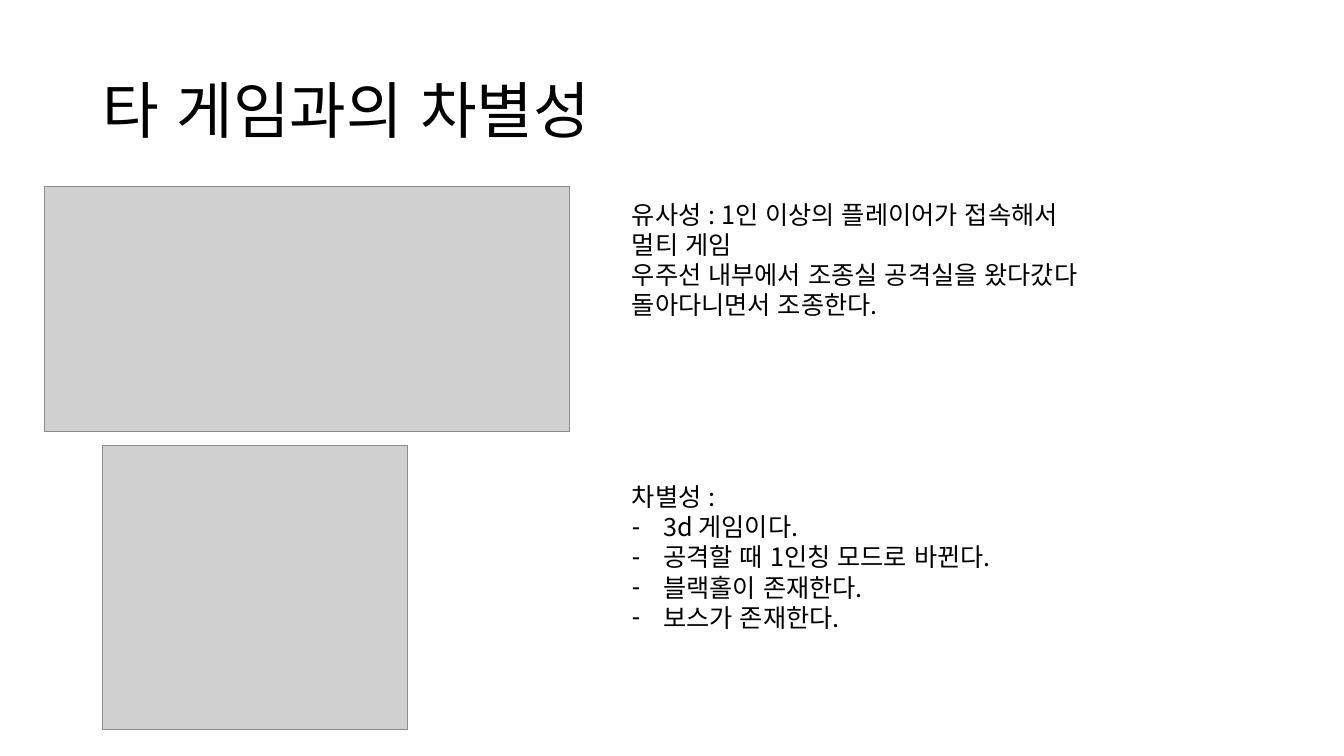
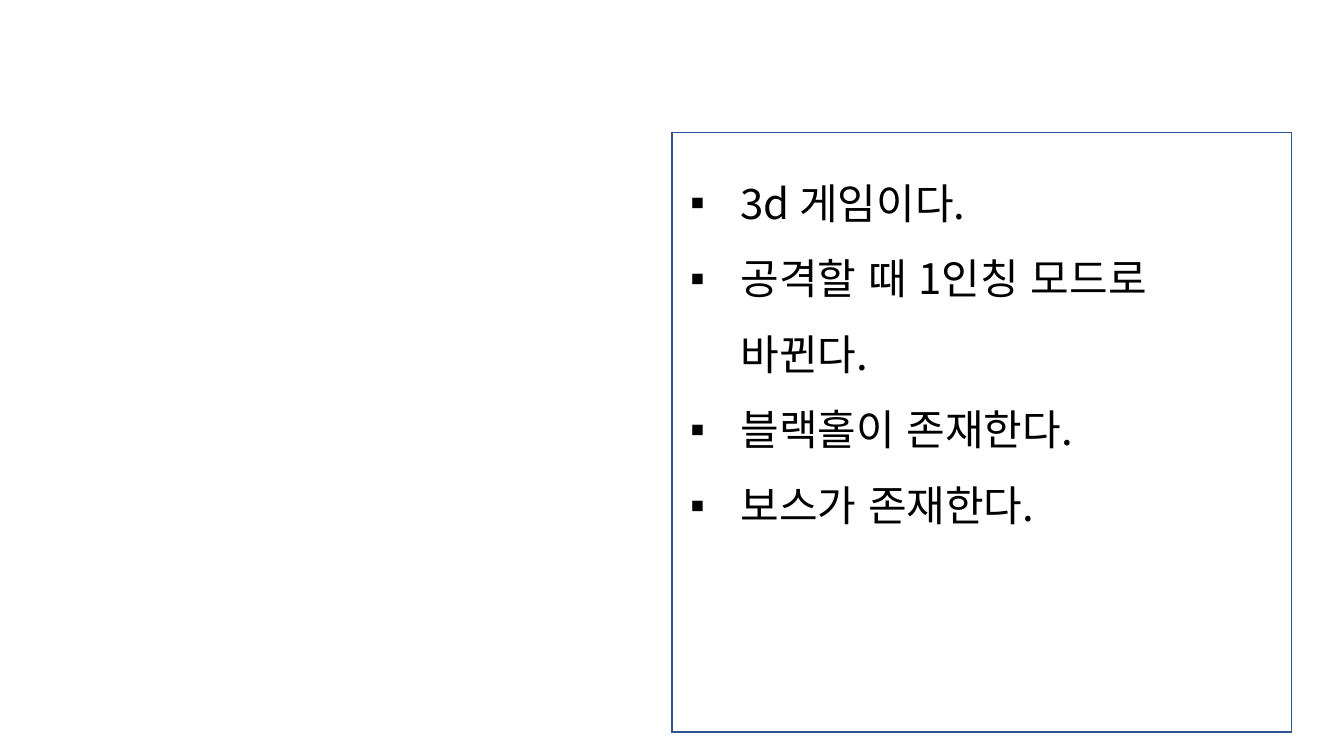
Before and after one commit to Leesiw/StarGiant, a slide deck: slide 18 of 기획 자료/스타 자이언트.pptx (slide 16 before the commit). Drawn at 1344x756 pixels with LibreOffice and Linux fonts; fonts in the diff are those of the drawing; grey boxes stand for pictures; background and template pictures are left out. Boxes give left, top, right and bottom in pixels: in the first picture for what was removed or moved away, otherwise in the second. Text is boxed around its words. In the diff, an @@ line names an element or a change of style, - is before the commit and + after.

```diff
--- a/기획 자료/스타 자이언트.pptx
+++ b/기획 자료/스타 자이언트.pptx
@@ rectangle added at bbox=[673, 133, 1292, 733], fill #FFFFFF, outline #325491 1 pt @@
@@ text "3d 게임이다.": place and size @@
-text "3d 게임이다." at bbox=[632, 485, 991, 629]
+text "3d 게임이다." at bbox=[741, 184, 1147, 525]
@@ text "3d 게임이다." at bbox=[741, 184, 1147, 525]: size 18 to 30 pt; bullet - to ▪; line spacing 1 to 1.5 @@
@@ picture removed at bbox=[44, 187, 569, 432] @@
@@ text removed at bbox=[632, 203, 1078, 316] @@
-유사성 : 1인 이상의 플레이어가 접속해서 멀티 게임
-우주선 내부에서 조종실 공격실을 왔다갔다 돌아다니면서 조종한다.
@@ text at bbox=[799, 184, 965, 223]: text changed; text colour #000000 to #FFFFFF @@
-타 게임과의 차별성
+타 게임과의 차별성 - 차별성
@@ picture removed at bbox=[103, 446, 408, 730] @@
@@ text at bbox=[632, 485, 702, 508]: paragraph removed @@
-차별성 :
```
Also in this commit, not shown: 10 other slides changed, 14 slides added, 9 slides removed, 1 other file.
